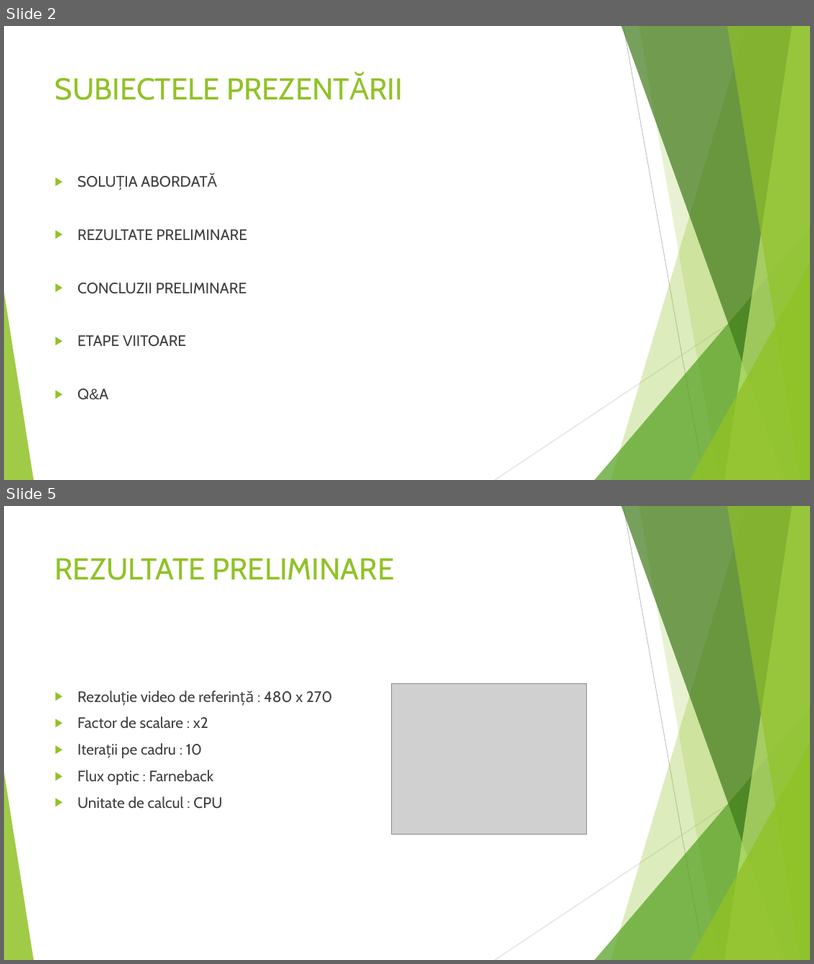
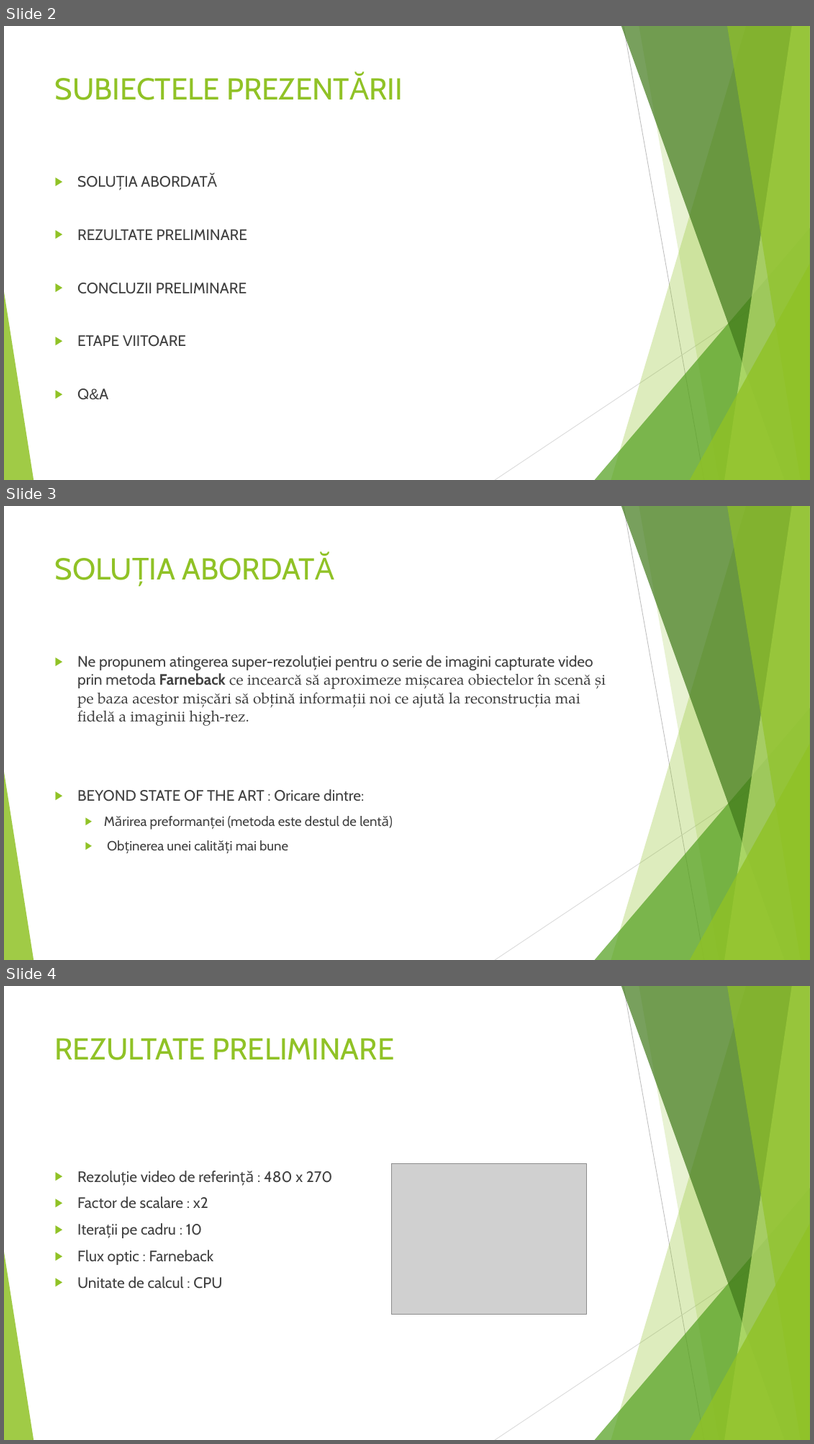
Before and after one commit to DragoshAndrei/SuperResolution_ACI, a slide deck: SUPER RESOLUTION A SPATIAL SUBPIXEL INTERPOLATION TECHNIQUE_sprint_2.pptx. Shown one above the other, each under a label of ours: slides 2 and 5 before the commit, slides 2, 3 and 4 after it; the slides between them are not shown. The pictures are 814x964 and 814x1444 pixels, drawn with LibreOffice and Linux fonts; fonts in the diff are those of the drawing; grey boxes stand for pictures. Boxes give left, top, right and bottom in pixels: in the first picture for what was removed or moved away, otherwise in the second. Text is boxed around its words. In the diff, an @@ line names an element or a change of style, - is before the commit and + after.

```diff
--- a/SUPER RESOLUTION A SPATIAL SUBPIXEL INTERPOLATION TECHNIQUE_sprint_2.pptx
+++ b/SUPER RESOLUTION A SPATIAL SUBPIXEL INTERPOLATION TECHNIQUE_sprint_2.pptx
@@ slide 3 added at (4, 506, 810, 960), background #FFFFFF; not listed: 10 template elements that a slide beside it also shows @@
@@ title added at (183, 554, 334, 580), 36 pt, text #90C226 @@
+SOLUȚIA ABORDATĂ
@@ text added at (77, 655, 606, 853), 18 pt, text #404040 @@
+▶ Ne propunem atingerea super-rezoluției pentru o serie de imagini capturate video prin metoda Farneback ce incearcă să aproximeze mișcarea obiectelor în scenă și pe baza acestor mișcări să obțină informații noi ce ajută la reconstrucția mai fidelă a imaginii high-rez.
+▶ BEYOND STATE OF THE ART : Oricare dintre:
+  ▶ Mărirea preformanței (metoda este destul de lentă)
+  ▶ Obținerea unei calități mai bune
@@ what was slide 5 is now slide 4 @@
```
Also in this commit, not shown: 1 slide changed, 2 slides removed.
